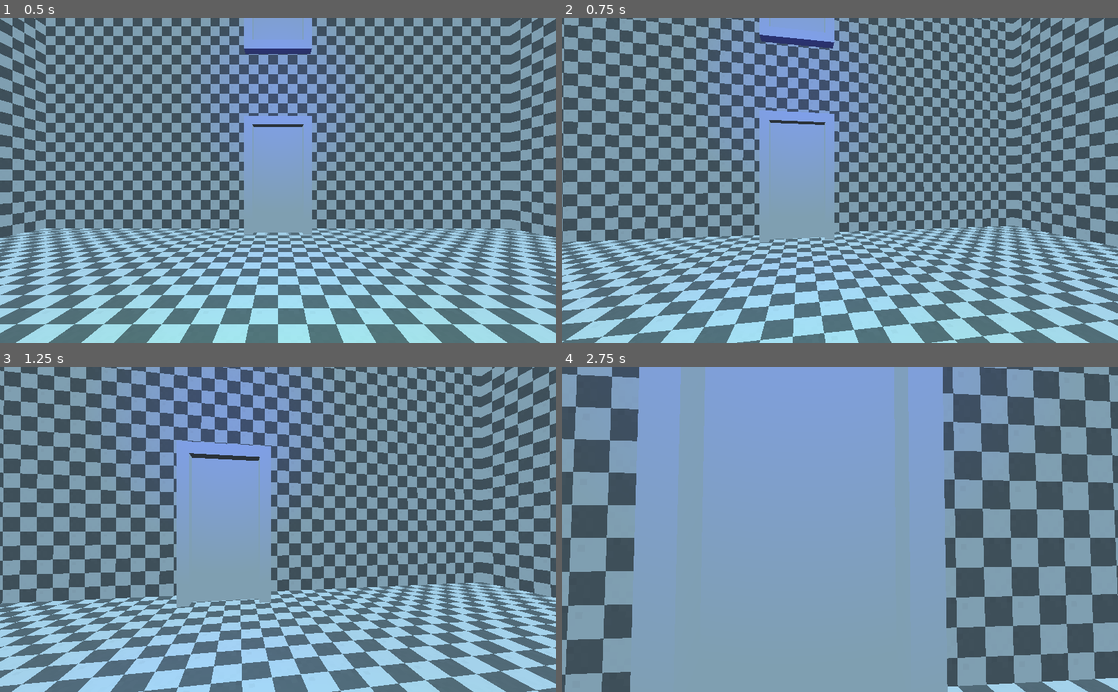
Above: before the commit, frames 1-4 (two rows, left to right).
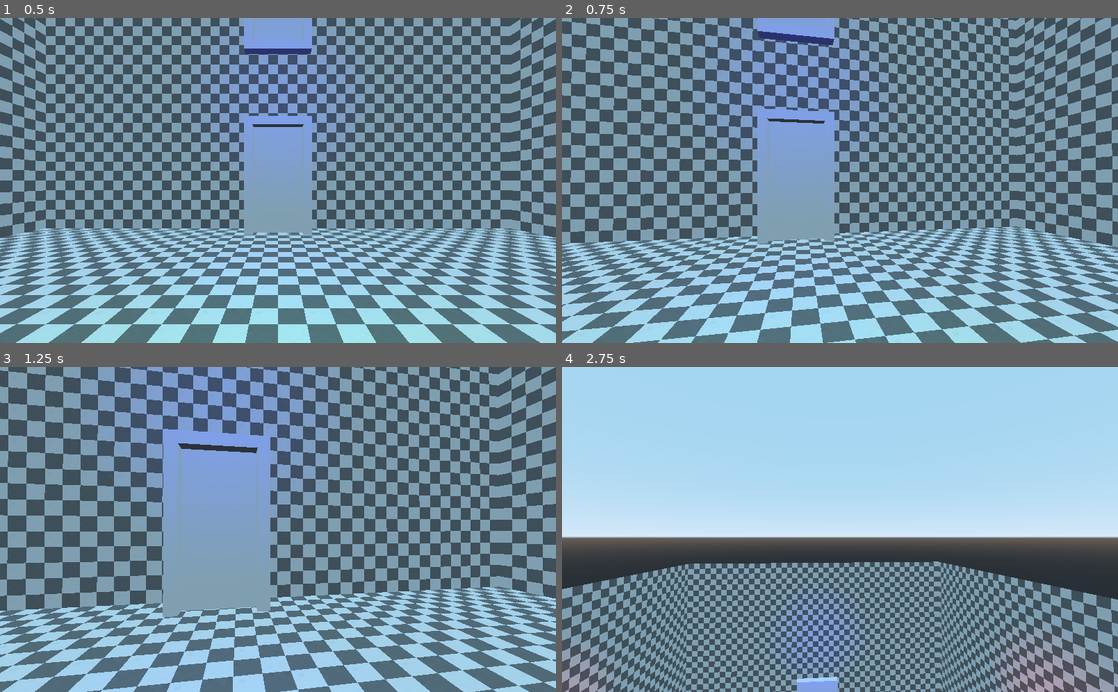
Above: after the commit, the same moments.

Repository: Krazy-J/door-in-the-wall
Game: Godot game, scene res://Main.tscn
Same seed, same stepped clock (60 frames per second), same inputs: the game is played once before the commit and once after it.
Inputs (mouse positions are in pixels of both pictures, inside the frame that each line leads up to):
- Up to frame 1 (0.5 s): no input
- Up to frame 2 (0.75 s): tap Enter at 0.5 s; move the mouse to (867, 180) at 0.52 s; press the mouse at (867, 180) at 0.53 s; hold W (move_forward) from 0.53 s (still down)
- Up to frame 3 (1.25 s): keep holding W (move_forward)
- Up to frame 4 (2.75 s): keep holding W (move_forward); move the mouse to (812, 529) at 1.27 s; release the mouse at (812, 529) at 1.28 s; click (812, 529) at 1.35 s; move the mouse to (851, 523) at 2.02 s; press the mouse at (851, 523) at 2.03 s

Frame 1 is identical in both runs. In frame 2, 37% of the frame differs, in the area x 0-100%, y 0-100%; in frame 3, 45%; in frame 4, 83%.

Commit message:
Player getting stuck FIXED

Diff:
--- a/player/Player.gd
+++ b/player/Player.gd
@@ -1,10 +1,10 @@
 extends RigidBody
 
 
-var speed = 300.0;
+var speed = 400.0;
 var mouse_sensitivity = 0.003; # radians/pixel
 
-onready var camera = $Pivot/Camera
+onready var camera = $PivotY/PivotX/Camera
 
 func _ready():
 	Input.set_mouse_mode(Input.MOUSE_MODE_CAPTURED);
@@ -20,24 +20,27 @@
 
 func get_input():
 	var input_dir = Vector3()
+	var camera_g_basis = camera.global_transform.basis;
 	if Input.is_action_pressed("move_forward"):
-		input_dir += -camera.global_transform.basis.z
+		input_dir += -camera_g_basis.z
 	if Input.is_action_pressed("move_back"):
-		input_dir += camera.global_transform.basis.z
+		input_dir += camera_g_basis.z
 	if Input.is_action_pressed("move_left"):
-		input_dir += -camera.global_transform.basis.x
+		input_dir += -camera_g_basis.x
 	if Input.is_action_pressed("move_right"):
-		input_dir += camera.global_transform.basis.x
+		input_dir += camera_g_basis.x
 	input_dir = Vector3(input_dir.x, 0, input_dir.z)
 	input_dir = input_dir.normalized()
+	# print(String(input_dir.x) + " " + String(input_dir.z))
 	return input_dir
 
 
 func _unhandled_input(event):
 	if event is InputEventMouseMotion and Input.get_mouse_mode() == Input.MOUSE_MODE_CAPTURED:
-		rotate_y(-event.relative.x * mouse_sensitivity)
-		$Pivot.rotate_x(-event.relative.y * mouse_sensitivity)
-		$Pivot.rotation.x = clamp($Pivot.rotation.x, -1.2, 1.2)
+		$PivotY.rotate_y(-event.relative.x * mouse_sensitivity)
+		# linear_velocity = linear_velocity.rotated(Vector3(0,1,0), -event.relative.x * mouse_sensitivity)
+		$PivotY/PivotX.rotate_x(-event.relative.y * mouse_sensitivity)
+		$PivotY/PivotX.rotation.x = clamp($PivotY/PivotX.rotation.x, -1.5, 1.5)
 
 func _physics_process(delta):
 	linear_velocity = get_input() * delta * speed
--- a/player/Player.tscn
+++ b/player/Player.tscn
@@ -15,11 +15,13 @@
 axis_lock_angular_z = true
 script = ExtResource( 2 )
 
-[node name="Pivot" type="Spatial" parent="."]
+[node name="PivotY" type="Spatial" parent="."]
 transform = Transform( 1, 0, 0, 0, 1, 0, 0, 0, 1, 0, 1.2, 0 )
 
-[node name="Camera" type="ClippedCamera" parent="Pivot"]
+[node name="PivotX" type="Spatial" parent="PivotY"]
+
+[node name="Camera" type="ClippedCamera" parent="PivotY/PivotX"]
 
 [node name="CollisionShape" type="CollisionShape" parent="."]
-transform = Transform( 1, 0, 0, 0, -4.37114e-08, -1, 0, 1, -4.37114e-08, 0, 0, 0 )
+transform = Transform( 1, 0, 0, 0, -4.37114e-008, -1, 0, 1, -4.37114e-008, 0, 0, 0 )
 shape = SubResource( 1 )
